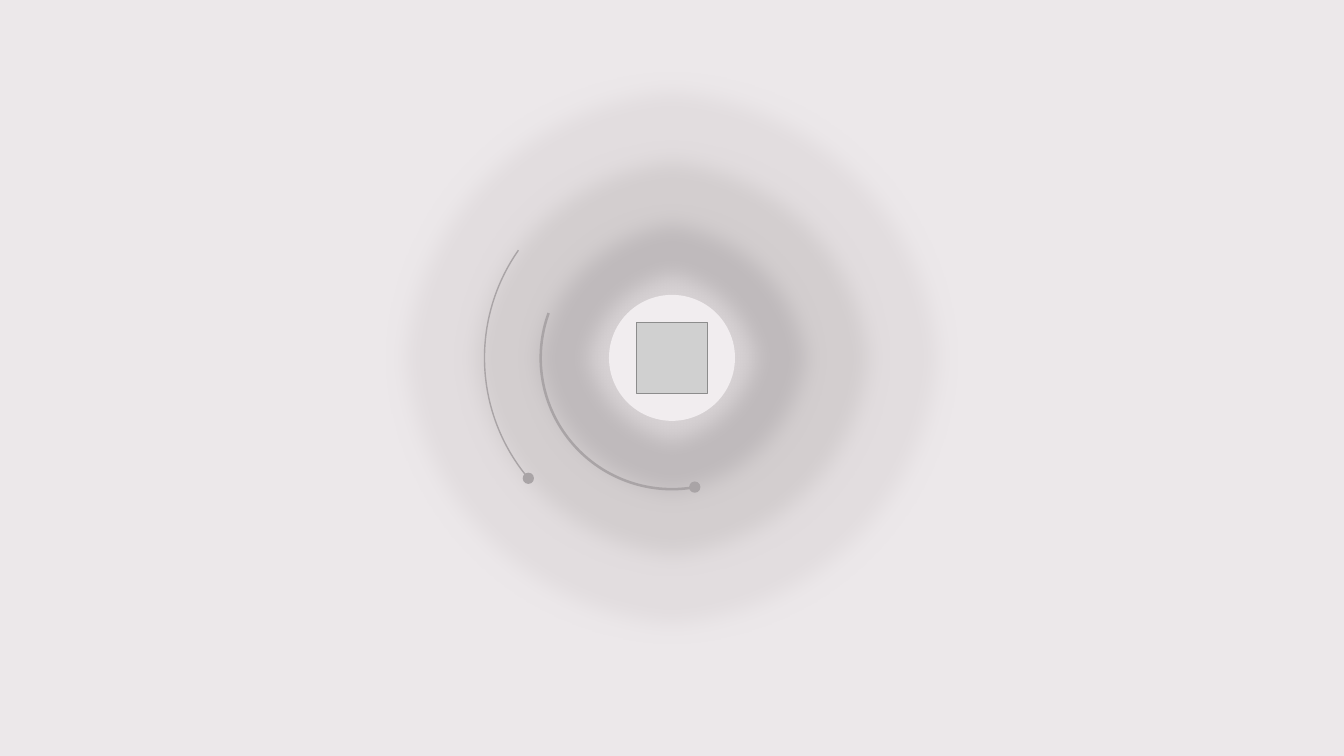
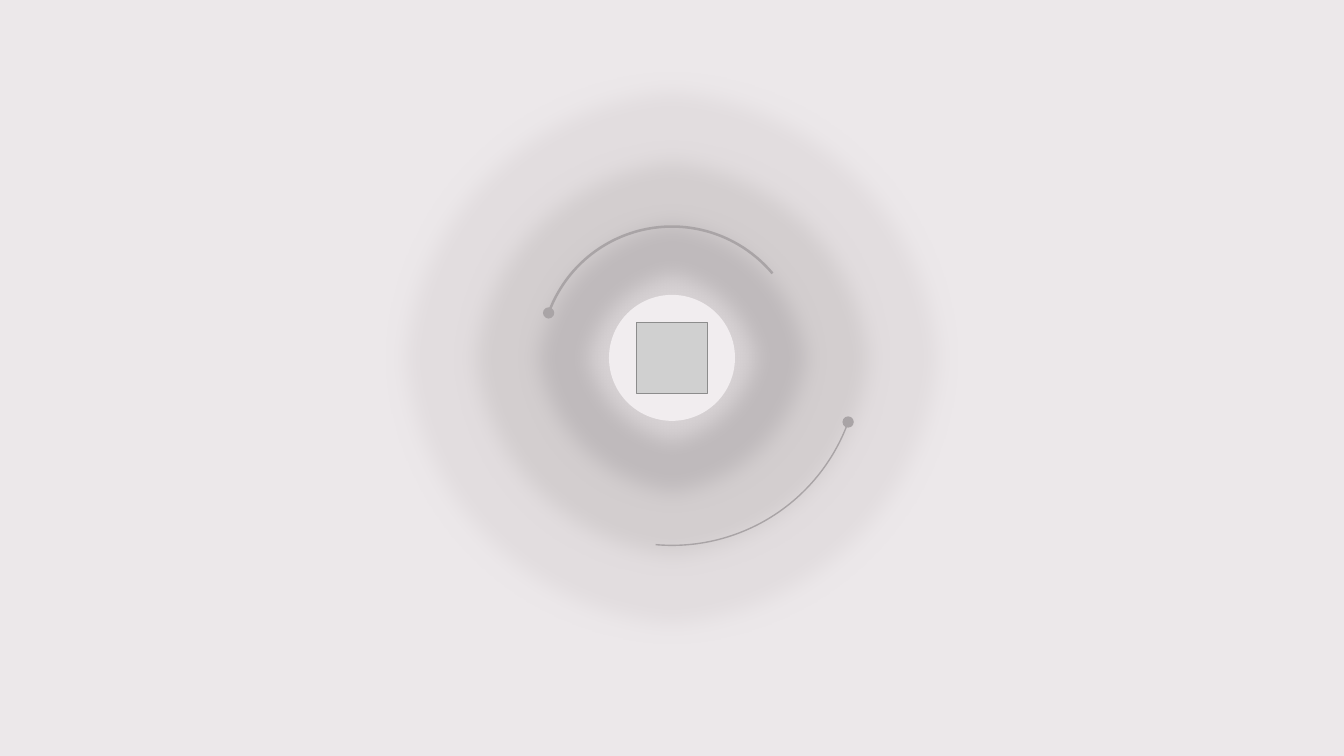
Before and after one commit to ula0740-ux/Loyha-, a slide deck: slide 1 of hisobot/hrm/morph/HRM_2026_Sentabr_Morph.pptx. Drawn at 1344x756 pixels with LibreOffice and Linux fonts; fonts in the diff are those of the drawing; grey boxes stand for pictures. Boxes give left, top, right and bottom in pixels: in the first picture for what was removed or moved away, otherwise in the second. Text is boxed around its words. In the diff, an @@ line names an element or a change of style, - is before the commit and + after.

```diff
--- a/hisobot/hrm/morph/HRM_2026_Sentabr_Morph.pptx
+++ b/hisobot/hrm/morph/HRM_2026_Sentabr_Morph.pptx
@@ arc (boxed as its full ellipse) at [485, 170, 860, 545]: rotation 30 to 270 degrees @@
@@ arc (boxed as its full ellipse) at [540, 227, 803, 489]: rotation 240 to 0 degrees @@
@@ ellipse at [543, 308, 555, 319]: rotation 240 to 0 degrees @@
@@ ellipse at [843, 416, 854, 427]: rotation 30 to 270 degrees @@
```
Also in this commit, not shown: 1 other file.
